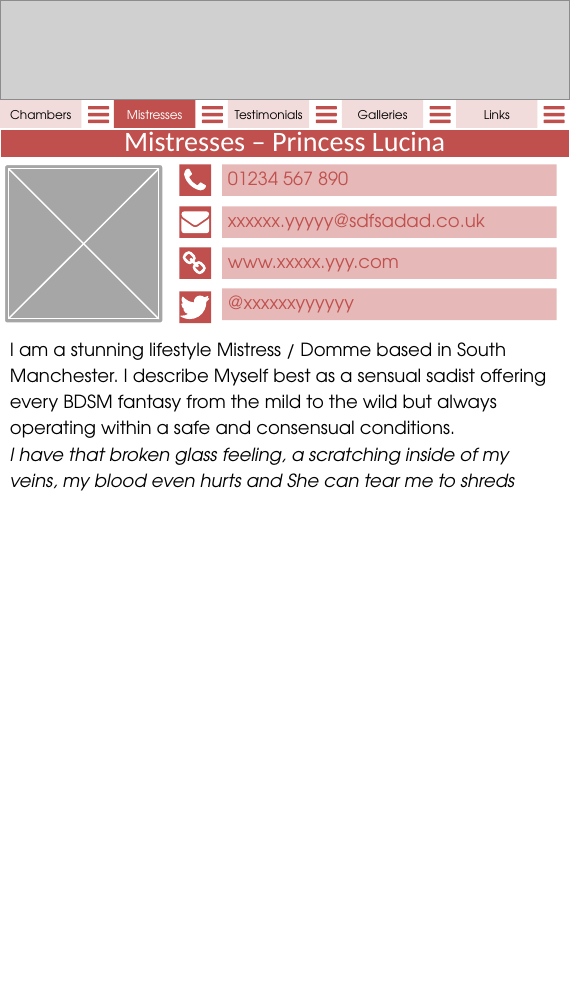
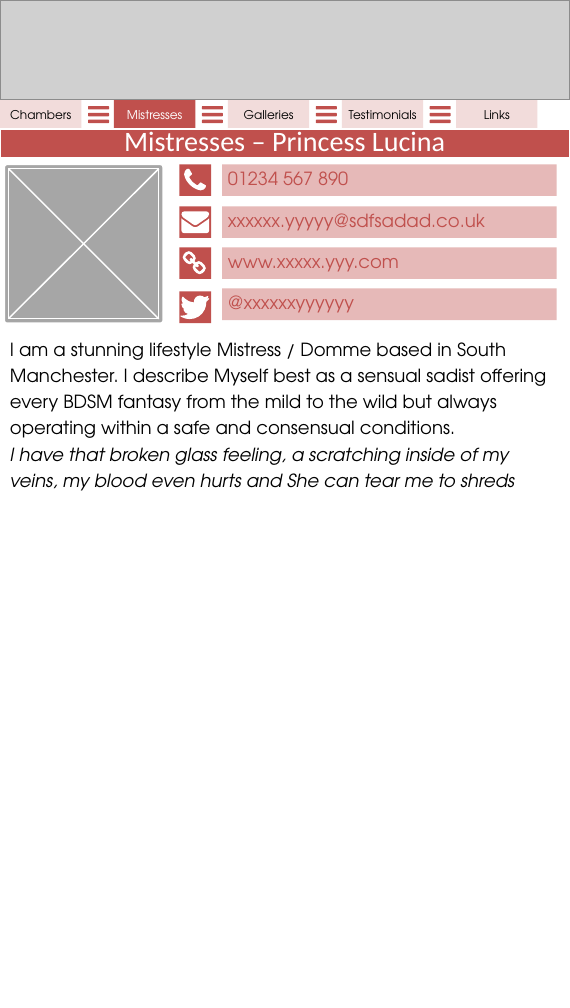
Before and after one commit to sevire/old-j2ee-projects-01, a slide deck: slide 2 of lda-v03/trunk/documents/MockUps.pptx. Drawn at 570x1008 pixels with LibreOffice and Linux fonts; fonts in the diff are those of the drawing; grey boxes stand for pictures. Boxes give left, top, right and bottom in pixels: in the first picture for what was removed or moved away, otherwise in the second. Text is boxed around its words. In the diff, an @@ line names an element or a change of style, - is before the commit and + after.

```diff
--- a/lda-v03/trunk/documents/MockUps.pptx
+++ b/lda-v03/trunk/documents/MockUps.pptx
@@ text in rectangle at <box>244,110,294,119</box>: text changed @@
-Testimonials
+Galleries
@@ text in rectangle at <box>349,110,417,119</box>: text changed @@
-Galleries
+Testimonials
@@ freeform shape removed at <box>544,106,566,123</box> @@
```
Also in this commit, not shown: 6 other files.
